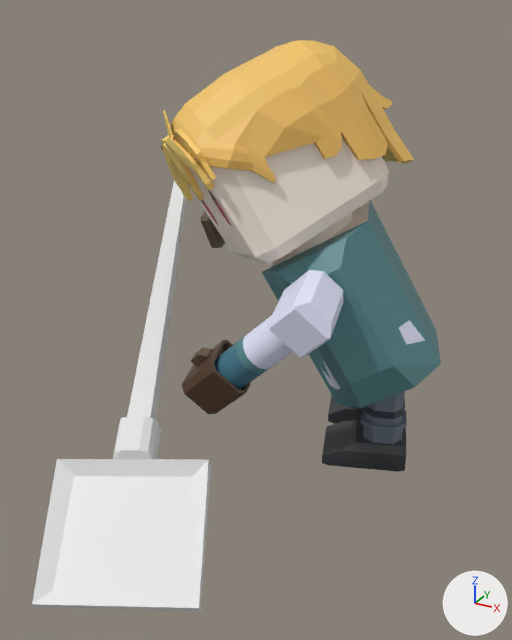
The FBX model Assets/Character Models/Shovel Anims.fbx, before and after one commit.
The view is the same before and after, from a camera (50 mm lens) standing at (2.81, -8.8, 5.88) and looking at (-1.11, -1.67, 2.32). The lights are fixed; the arrows at lower right show +X, +Y and +Z. The first picture is the older version.

The scene before the commit, as lines of its bpy script (objects in view):
```python
ob_foot_l_004 = bpy.data.objects.new('Foot_L.004', me_cube_021)
ob_foot_l_004.location = (0.09, 0.03, 0.02)
ob_foot_l_004.rotation_euler = (0.0107, 0.0, -1.238)  # degrees (0.6, 0, -71)
ob_foot_r_004 = bpy.data.objects.new('Foot_R.004', me_cube_023)
ob_foot_r_004.location = (0.09, 0.03, 0.02)
ob_foot_r_004.rotation_euler = (-3.131, 0.0, -1.238)  # degrees (-179, 0, -71)
ob_foot_r_004.scale = (-1.0, -1.0, -1.0)
ob_hair_003 = bpy.data.objects.new('Hair.003', me_cube_024)
ob_hair_003.location = (0.77, 0.17, 0.24)
ob_hair_003.rotation_euler = (0.492, -0.265, -0.84)  # degrees (28, -15, -48)
ob_hand_l_004 = bpy.data.objects.new('Hand_L.004', me_cylinder_008)
ob_hand_l_004.location = (-4.01, -0.47, 1.95)
ob_hand_l_004.rotation_euler = (-1.352, 0.305, -1.437)  # degrees (-77, 17, -82)
ob_hand_r_004 = bpy.data.objects.new('Hand_R.004', me_cylinder_009)
ob_hand_r_004.location = (-2.82, -0.2, 0.87)
ob_hand_r_004.rotation_euler = (-0.783, 0.226, -1.375)  # degrees (-45, 13, -79)
ob_head_004 = bpy.data.objects.new('Head.004', me_cube_022)
ob_head_004.location = (0.77, 0.17, 0.24)
ob_head_004.rotation_euler = (0.492, -0.265, -0.84)  # degrees (28, -15, -48)
ob_shovel = bpy.data.objects.new('Shovel', me_cube_003)
ob_shovel.location = (-2.9, -1.25, 1.74)
ob_shovel.rotation_euler = (-0.484, 0.0502, -2.716)  # degrees (-28, 2.9, -156)
ob_torso_004 = bpy.data.objects.new('Torso.004', me_cube_020)
ob_torso_004.location = (0.65, 0.22, 0.18)
ob_torso_004.rotation_euler = (0.517, 0.0, -1.238)  # degrees (30, 0, -71)
```
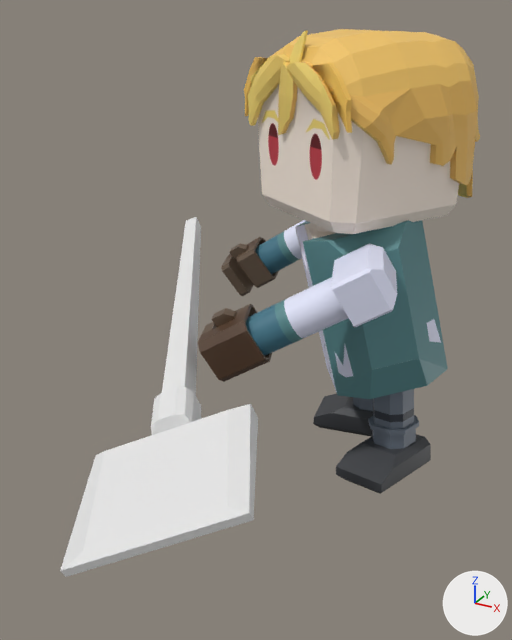
What differs and where, as boxes (x1, y1, x2, y2) in the pictures (512 x 640 px):
'Shovel', moved, turned
    before: (32, 181, 211, 611)
    after: (60, 217, 258, 577)
'Hair.003', moved, turned
    before: (161, 40, 414, 202)
    after: (244, 29, 480, 198)
'Head.004', moved, turned
    before: (186, 138, 389, 264)
    after: (258, 84, 459, 234)
'Torso.004', moved, turned
    before: (262, 201, 441, 408)
    after: (295, 220, 448, 399)
'Hand_R.004', moved, turned
    before: (182, 270, 343, 414)
    after: (198, 244, 397, 382)
'Foot_L.004', moved, turned
    before: (322, 391, 407, 472)
    after: (336, 389, 431, 494)
'Hand_L.004', moved, turned
    before: (201, 212, 225, 248)
    after: (221, 220, 306, 296)
'Foot_R.004', moved, turned
    before: (328, 394, 405, 424)
    after: (313, 393, 373, 437)

The change, as a list of edits to the scene's bpy script:
```text
Change ob_foot_r_004:
    ob_foot_r_004.location: (0.09, 0.03, 0.02) -> (-0.12, -0.16, -0.06)
    ob_foot_r_004.rotation_euler: (-3.131, 0.0, -1.238) -> (3.128, -0.0713, -1.37)  # degrees (-179, 0, -71) -> degrees (179, -4.1, -78)
Change ob_foot_l_004:
    ob_foot_l_004.location: (0.09, 0.03, 0.02) -> (-0.03, -0.4, -0.08)
    ob_foot_l_004.rotation_euler: (0.0107, 0.0, -1.238) -> (-0.0385, -0.142, -0.294)  # degrees (0.6, 0, -71) -> degrees (-2.2, -8.1, -17)
Change ob_shovel:
    ob_shovel.location: (-2.9, -1.25, 1.74) -> (-2.39, -1.47, 2.09)
    ob_shovel.rotation_euler: (-0.484, 0.0502, -2.716) -> (-2.957, -0.383, 0.47)  # degrees (-28, 2.9, -156) -> degrees (-169, -22, 27)
Change ob_hand_r_004:
    ob_hand_r_004.location: (-2.82, -0.2, 0.87) -> (-2.75, -0.77, 1.54)
    ob_hand_r_004.rotation_euler: (-0.783, 0.226, -1.375) -> (-1.037, 0.0627, -1.221)  # degrees (-45, 13, -79) -> degrees (-59, 3.6, -70)
Change ob_torso_004:
    ob_torso_004.location: (0.65, 0.22, 0.18) -> (0.36, 0.03, 0.05)
    ob_torso_004.rotation_euler: (0.517, 0.0, -1.238) -> (0.233, -0.118, -1.029)  # degrees (30, 0, -71) -> degrees (13, -6.8, -59)
Change ob_hand_l_004:
    ob_hand_l_004.location: (-4.01, -0.47, 1.95) -> (-3.21, -0.61, 1.12)
    ob_hand_l_004.rotation_euler: (-1.352, 0.305, -1.437) -> (-0.98, 0.124, -1.299)  # degrees (-77, 17, -82) -> degrees (-56, 7.1, -74)
Change ob_hair_003:
    ob_hair_003.location: (0.77, 0.17, 0.24) -> (-0.44, 0.01, -0.06)
    ob_hair_003.rotation_euler: (0.492, -0.265, -0.84) -> (0.0172, 0.0000256, -0.545)  # degrees (28, -15, -48) -> degrees (1, 0, -31)
Change ob_head_004:
    ob_head_004.location: (0.77, 0.17, 0.24) -> (-0.44, 0.01, -0.06)
    ob_head_004.rotation_euler: (0.492, -0.265, -0.84) -> (0.0172, 0.0000256, -0.545)  # degrees (28, -15, -48) -> degrees (1, 0, -31)
```
